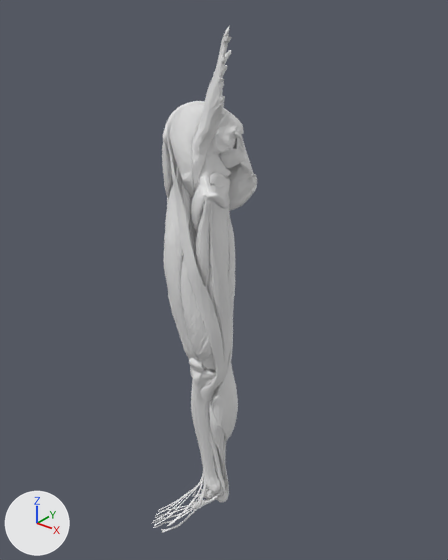
Before and after pictures for a commit that changed the glTF model models/right-leg.glb.
The view is the same before and after, from a 50 mm camera at (0.71, -1.001, 1.172) aimed at (-0.033, -0.073, 0.596). The lights are fixed; the arrows at lower left show +X, +Y and +Z. The first picture is the older version.

In view in the first picture: 'bone_hip', 'bone_tibia', 'context_gracilis', 'context_sartorius', 'muscle_adductors', 'muscle_gastrocnemius', 'muscle_gluteMax', 'muscle_iliopsoas', 'muscle_rectusFemoris', 'muscle_semimembranosus', 'muscle_tfl', 'muscle_vastusMedialis' and 18 more.
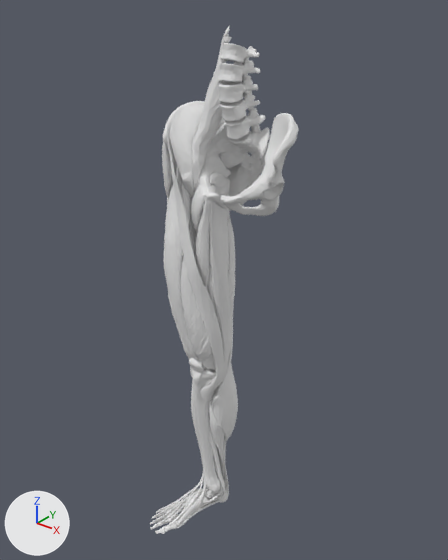
Where the change shows, as pixel boxes (x1, y1, x2, y2) in the pictures (448 x 560 px):
'bone_lumbarSpine', added
    after: (218, 43, 265, 139)
'bone_leftHip', added
    after: (221, 113, 299, 216)
'bone_sacrum', added
    after: (216, 123, 270, 183)
'bone_footBones', added
    after: (168, 490, 208, 527)
'context_footMuscles', added
    after: (156, 488, 221, 528)
'bone_toes', added
    after: (150, 506, 177, 534)

The change in detail:
Mesh me_bone_toes is new.
It has 2311 vertices, 4562 faces and spans x -0.1693..-0.0867, y -0.236..-0.1487, z -0.0704..-0.0514.
Mesh me_bone_footbones is new.
It has 4002 vertices, 7956 faces and spans x -0.1523..-0.0582, y -0.1922..-0.0837, z -0.0698..-0.0062.
Mesh me_bone_lumbarspine is new.
It has 8431 vertices, 16862 faces and spans x -0.051..0.05, y -0.115..-0.018, z 0.905..1.072.
Mesh me_bone_sacrum is new.
It has 4947 vertices, 9922 faces and spans x -0.0596..0.0582, y -0.0814..0.0073, z 0.7828..0.9272.
Mesh me_bone_lefthip is new.
It has 1166 vertices, 2332 faces and spans x 0.003..0.145, y -0.139..-0.001, z 0.752..0.958.
Mesh me_context_footmuscles is new.
It has 6947 vertices, 13643 faces and spans x -0.164..-0.054, y -0.218..-0.044, z -0.073..-0.007.
Object 'bone_toes' (ob_bone_toes) is new; it shows me_bone_toes.
Its location is (0.0, 0.0, 0.0).
Object 'bone_footBones' (ob_bone_footbones) is new; it shows me_bone_footbones.
Its location is (0.0, 0.0, 0.0).
Object 'bone_lumbarSpine' (ob_bone_lumbarspine) is new; it shows me_bone_lumbarspine.
Its location is (0.0, 0.0, 0.0).
Object 'bone_sacrum' (ob_bone_sacrum) is new; it shows me_bone_sacrum.
Its location is (0.0, 0.0, 0.0).
Object 'bone_leftHip' (ob_bone_lefthip) is new; it shows me_bone_lefthip.
Its location is (0.0, 0.0, 0.0).
Object 'context_footMuscles' (ob_context_footmuscles) is new; it shows me_context_footmuscles.
Its location is (0.0, 0.0, 0.0).
